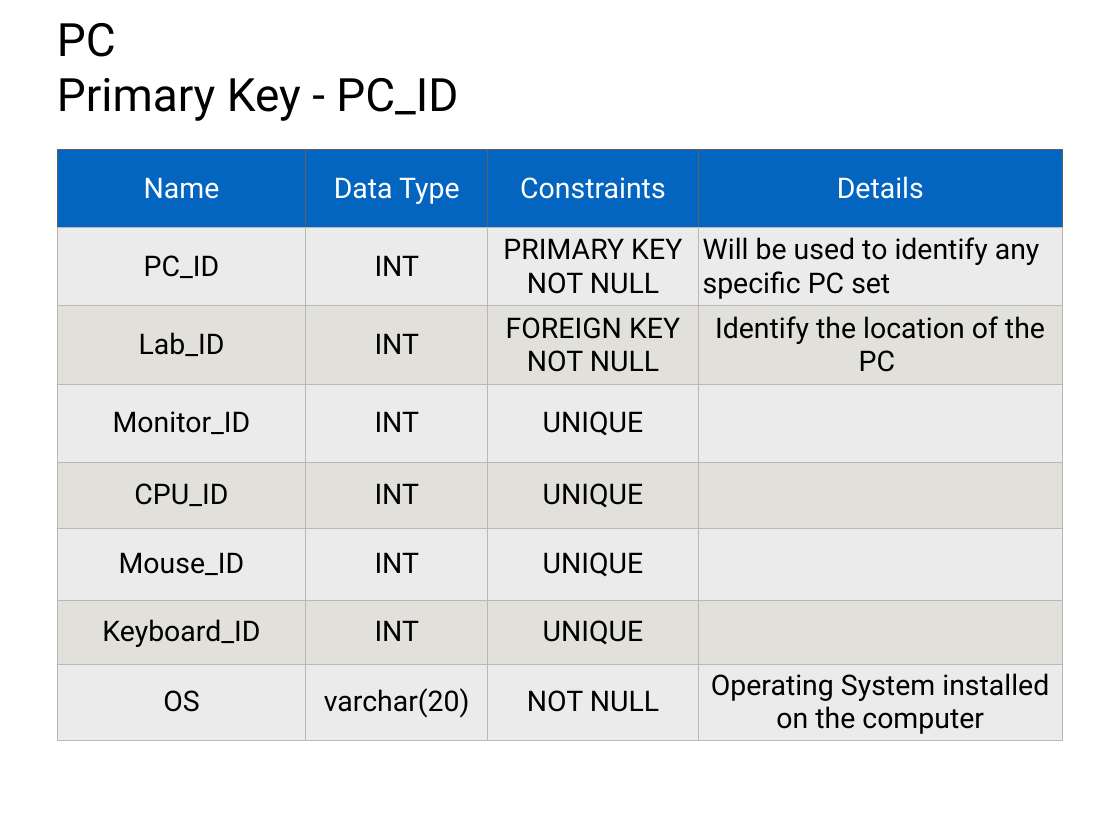
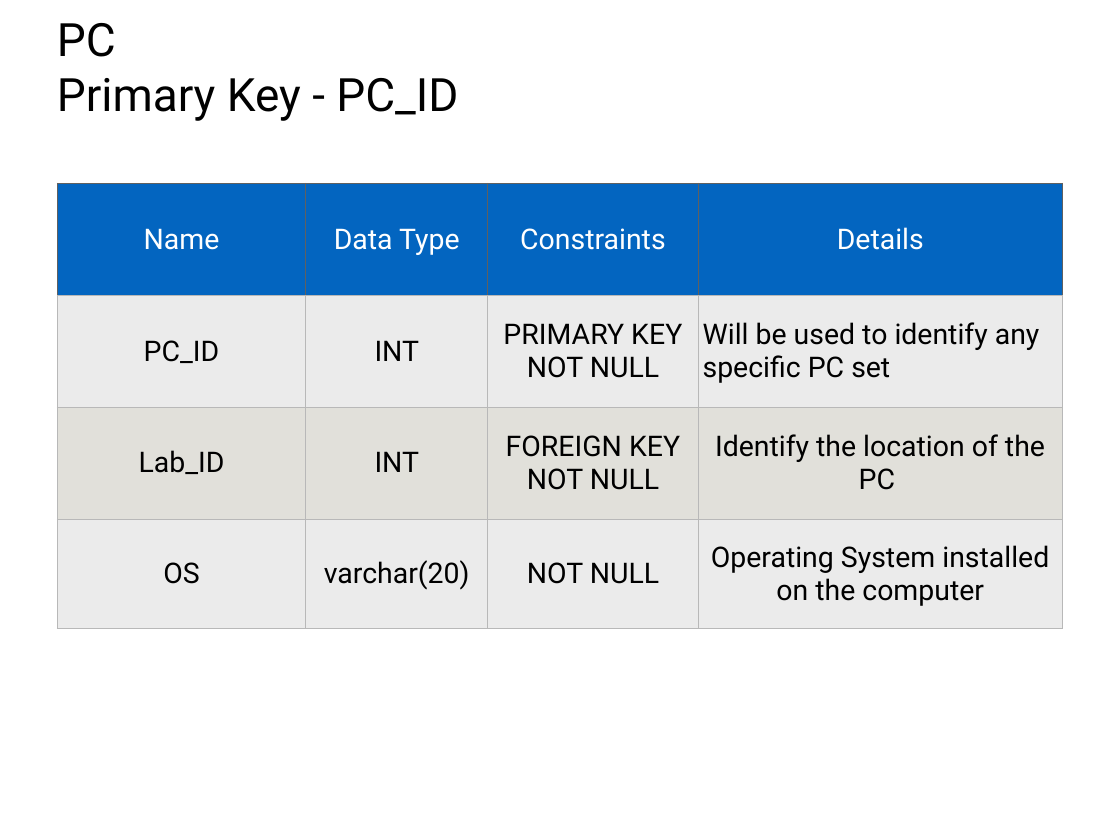
Before and after one commit to SanketSKasar/VJTI-DBA-Project, a slide deck: slide 21 of ProjectDetails/Presentation.pptx. Drawn at 1120x840 pixels with LibreOffice and Linux fonts; fonts in the diff are those of the drawing. Boxes give left, top, right and bottom in pixels: in the first picture for what was removed or moved away, otherwise in the second. Text is boxed around its words. In the diff, an @@ line names an element or a change of style, - is before the commit and + after.

```diff
--- a/ProjectDetails/Presentation.pptx
+++ b/ProjectDetails/Presentation.pptx
@@ table at [57, 184, 1063, 629] @@
-row 4: Monitor_ID | INT | UNIQUE | 
-row 5: CPU_ID | INT | UNIQUE | 
-row 6: Mouse_ID | INT | UNIQUE | 
-row 7: Keyboard_ID | INT | UNIQUE | 
@@ table: place and size @@
-table at [57, 150, 1063, 741]
+table at [57, 184, 1063, 629]
```
Also in this commit, not shown: 13 other slides changed, 2 other files.
